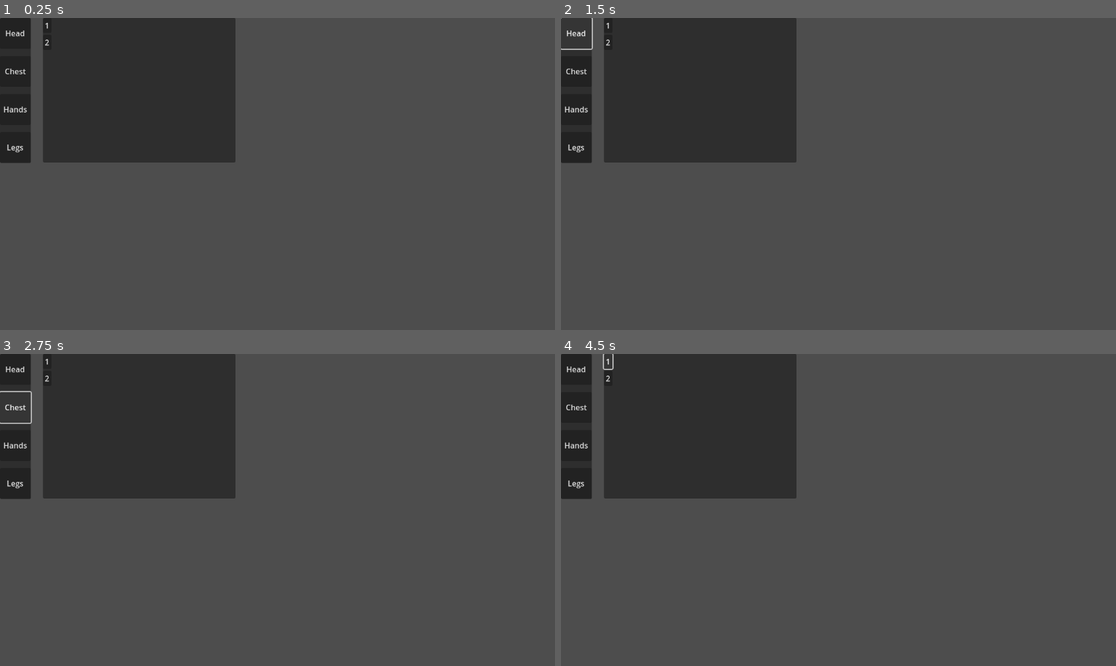
Above: before the commit, frames 1-4 (two rows, left to right).
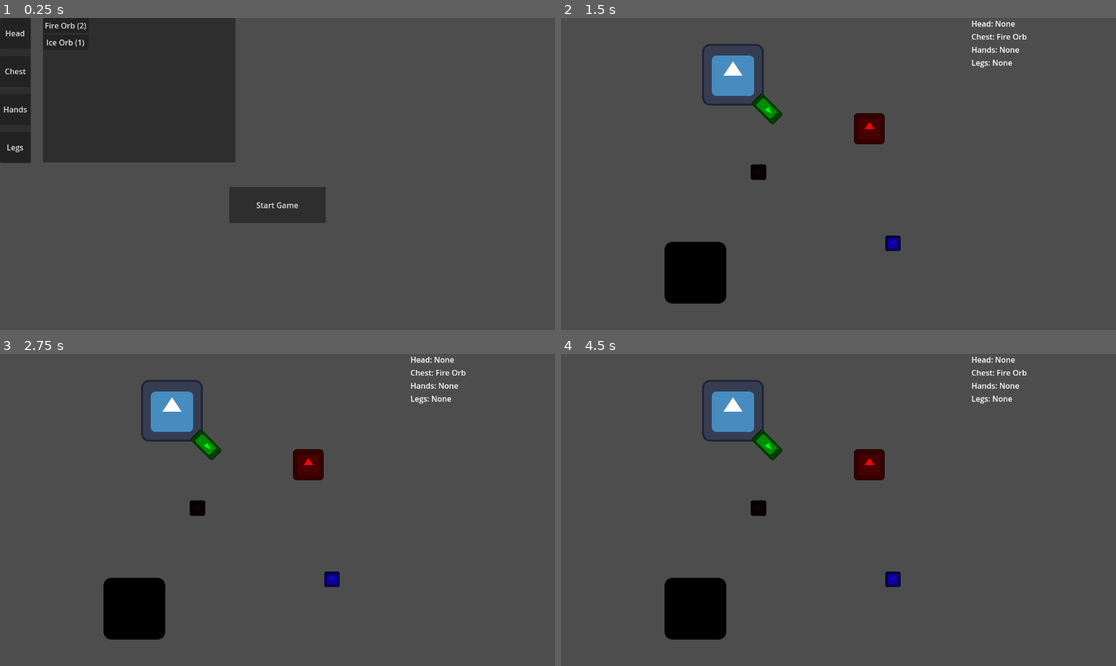
Above: after the commit, the same moments.

Repository: TRushton95/Aberration
Game: Godot game, scene res://app.tscn
Same seed, same stepped clock (60 frames per second), same inputs: the game is played once before the commit and once after it. Before the commit the project starts from res://lobby/lobby.tscn. The engine's default icon, where the game draws it, is replaced by a stand-in: a white triangle on a blue panel in a dark square.
Inputs (mouse positions are in pixels of both pictures, inside the frame that each line leads up to):
- Up to frame 1 (0.25 s): no input
- Up to frame 2 (1.5 s): click (838, 205) at 0.5 s, where only the run after the commit has a clickable "Start Game"; click (577, 33) at 1.25 s, where only the run before the commit has a clickable "Head"
- Up to frame 3 (2.75 s): click (16, 407) at 2 s, where only the run before the commit has a clickable "Chest"
- Up to frame 4 (4.5 s): click (577, 444) at 2.75 s, where only the run before the commit has a clickable "Hands"; click (577, 485) at 3.5 s, where only the run before the commit has a clickable "Legs"; click (610, 360) at 4.25 s, where only the run before the commit has a clickable "1"

The runs differ from the first frame. In frame 1, 2.1% of the frame differs, in the area x 8-59%, y 1-66%; in frame 2, 21%; in frame 3, 21%; in frame 4, 22%, in the area x 0-84%, y 0-92%.

Commit message:
Wire together game and lobby with persistent orb collection save data

Diff:
--- /dev/null
+++ b/src/app.gd
@@ -0,0 +1,56 @@
+extends Node
+class_name App
+
+enum AppState { LOBBY, GAME }
+
+@export var _game_scene : PackedScene
+@export var _lobby_scene : PackedScene
+
+var _app_state : Node
+
+
+func _on_lobby_start_game_button_pressed() -> void:
+	_go_to_game_state()
+
+
+func _on_game_level_finished(orb_collection: OrbCollection) -> void:
+	var save_data : OrbCollection = load(Constants.SaveData.ORB_COLLECTION) as OrbCollection
+
+	if save_data == null:
+		save_data = orb_collection
+	else:
+		save_data.add(orb_collection)
+
+	ResourceSaver.save(save_data, Constants.SaveData.ORB_COLLECTION)
+
+	_go_to_lobby(save_data)
+
+
+func _ready() -> void:
+	var save_data : OrbCollection = load(Constants.SaveData.ORB_COLLECTION) as OrbCollection
+	_go_to_lobby(save_data)
+
+
+func _go_to_lobby(gathered_orb_collection: OrbCollection) -> void:
+	var lobby_state : Lobby = _lobby_scene.instantiate() as Lobby
+	lobby_state.start_game_button_pressed.connect(_on_lobby_start_game_button_pressed)
+
+	_switch_app_state(lobby_state)
+	lobby_state.setup(gathered_orb_collection)
+
+
+func _go_to_game_state() -> void:
+	var game_state : Game = _game_scene.instantiate() as Game
+	game_state.level_finished.connect(_on_game_level_finished)
+
+	_switch_app_state(game_state)
+
+
+func _switch_app_state(next_app_state: Node) -> void:
+	if _app_state != null:
+		_app_state.queue_free()
+
+	_app_state = next_app_state
+
+	if _app_state != null:
+		add_child(_app_state)
--- /dev/null
+++ b/src/app.tscn
@@ -0,0 +1,10 @@
+[gd_scene load_steps=4 format=3 uid="uid://dsodf8y8cko2p"]
+
+[ext_resource type="Script" uid="uid://ma320qtmfnk4" path="res://app.gd" id="1_j6dmo"]
+[ext_resource type="PackedScene" uid="uid://bb7raaivjx0tf" path="res://game/game.tscn" id="2_i4801"]
+[ext_resource type="PackedScene" uid="uid://dmf0crnb0y5uk" path="res://lobby/lobby.tscn" id="3_d7sxu"]
+
+[node name="App" type="Node"]
+script = ExtResource("1_j6dmo")
+_game_scene = ExtResource("2_i4801")
+_lobby_scene = ExtResource("3_d7sxu")
--- a/src/game/data/orb/fire_orb.tres
+++ /dev/null
@@ -1,9 +0,0 @@
-[gd_resource type="Resource" script_class="OrbTypeData" load_steps=2 format=3 uid="uid://bxu3k3mdxbqs2"]
-
-[ext_resource type="Script" uid="uid://ddnjxdw7njsow" path="res://game/data/orb/orb_type_data.gd" id="1_gknho"]
-
-[resource]
-script = ExtResource("1_gknho")
-_type_id = 1
-_display_name = "Fire Orb"
-metadata/_custom_type_script = "uid://ddnjxdw7njsow"
--- a/src/game/data/orb/ice_orb.tres
+++ /dev/null
@@ -1,9 +0,0 @@
-[gd_resource type="Resource" script_class="OrbTypeData" load_steps=2 format=3 uid="uid://saxeejlboei6"]
-
-[ext_resource type="Script" uid="uid://ddnjxdw7njsow" path="res://game/data/orb/orb_type_data.gd" id="1_b0w4o"]
-
-[resource]
-script = ExtResource("1_b0w4o")
-_type_id = 2
-_display_name = "Ice Orb"
-metadata/_custom_type_script = "uid://ddnjxdw7njsow"
--- a/src/game/debug_orb_collection.tres
+++ /dev/null
@@ -1,11 +0,0 @@
-[gd_resource type="Resource" script_class="OrbCollection" load_steps=2 format=3 uid="uid://ck8vnaebko4yu"]
-
-[ext_resource type="Script" uid="uid://bvba022k4dh2s" path="res://shared/data_structures/orb_collection.gd" id="1_ibjft"]
-
-[resource]
-script = ExtResource("1_ibjft")
-_data = Dictionary[int, int]({
-1: 2,
-2: 3
-})
-metadata/_custom_type_script = "uid://bvba022k4dh2s"
--- a/src/game/game.gd
+++ b/src/game/game.gd
@@ -1,5 +1,7 @@
 extends Node2D
 class_name Game
+
+signal level_finished(orb_collection: OrbCollection)
 
 @onready var _game_ui : GameUI = $GameUI
 @onready var _player : Player = $Player
@@ -8,7 +10,7 @@
 
 
 func _on_level_exit_player_entered() -> void:
-	get_tree().quit()
+	level_finished.emit(_orb_collection)
 
 
 func _on_player_picked_up_orb(type_id: TypeIds.Orb) -> void:
--- a/src/game/orbs/fire/fire_orb.tscn
+++ b/src/game/orbs/fire/fire_orb.tscn
@@ -1,7 +1,7 @@
 [gd_scene load_steps=3 format=3 uid="uid://bu5f5awdhrx2w"]
 
 [ext_resource type="Script" uid="uid://w67uqaco6qi3" path="res://game/orbs/fire/fire_orb.gd" id="1_yyeci"]
-[ext_resource type="Resource" uid="uid://bxu3k3mdxbqs2" path="res://game/data/orb/fire_orb.tres" id="2_1c7ko"]
+[ext_resource type="Resource" uid="uid://b6cocgi7oal8h" path="res://shared/data/orb/fire_orb.tres" id="2_1c7ko"]
 
 [node name="FireOrb" type="Node"]
 script = ExtResource("1_yyeci")
--- a/src/game/orbs/ice_orb/ice_orb.tscn
+++ b/src/game/orbs/ice_orb/ice_orb.tscn
@@ -1,7 +1,7 @@
 [gd_scene load_steps=3 format=3 uid="uid://dgsxd6ftb2fxc"]
 
 [ext_resource type="Script" uid="uid://b4dtsi8tee4mo" path="res://game/orbs/ice_orb/ice_orb.gd" id="1_gdteu"]
-[ext_resource type="Resource" uid="uid://saxeejlboei6" path="res://game/data/orb/ice_orb.tres" id="2_g4uyi"]
+[ext_resource type="Resource" uid="uid://d05y0rlq0l7p8" path="res://shared/data/orb/ice_orb.tres" id="2_g4uyi"]
 
 [node name="IceOrb" type="Node"]
 script = ExtResource("1_gdteu")
--- a/src/lobby/lobby.gd
+++ b/src/lobby/lobby.gd
@@ -1,16 +1,23 @@
 extends PanelContainer
 class_name Lobby
 
-@onready var _orb_collection_panel : Lobby_OrbCollectionPanel = $HBoxContainer/OrbCollectionPanel
+signal start_game_button_pressed
 
+@onready var _orb_collection_panel : Lobby_OrbCollectionPanel = $VBoxContainer/HBoxContainer/OrbCollectionPanel
+
+var orb_collection : OrbCollection = null
 var _selected_body_slot : Enums.OrbSlot = Enums.OrbSlot.UNSET
 var _selected_orb_type : TypeIds.Orb = TypeIds.Orb.UNSET
 
 
-func _ready() -> void:
-	var orb_collection : OrbCollection = load("res://game/debug_orb_collection.tres") as OrbCollection
+func _on_start_game_button_pressed() -> void:
+	start_game_button_pressed.emit()
+
+
+func setup(orb_collection: OrbCollection) -> void:
 	if orb_collection == null:
-		return
+		push_error("Failed to load orb collection")
+		orb_collection = OrbCollection.new()
 
 	_orb_collection_panel.set_data(orb_collection.get_data())
 
--- a/src/lobby/lobby.tscn
+++ b/src/lobby/lobby.tscn
@@ -15,23 +15,35 @@
 theme_override_styles/panel = SubResource("StyleBoxEmpty_jtv5c")
 script = ExtResource("1_jtv5c")
 
-[node name="HBoxContainer" type="HBoxContainer" parent="."]
+[node name="VBoxContainer" type="VBoxContainer" parent="."]
+layout_mode = 2
+theme_override_constants/separation = 50
+
+[node name="HBoxContainer" type="HBoxContainer" parent="VBoxContainer"]
 layout_mode = 2
 theme_override_constants/separation = 25
 
-[node name="BodyPanel" parent="HBoxContainer" instance=ExtResource("2_mnguq")]
+[node name="BodyPanel" parent="VBoxContainer/HBoxContainer" instance=ExtResource("2_mnguq")]
 layout_mode = 2
 size_flags_horizontal = 0
 size_flags_vertical = 0
 
-[node name="OrbCollectionPanel" parent="HBoxContainer" instance=ExtResource("3_uj4ub")]
+[node name="OrbCollectionPanel" parent="VBoxContainer/HBoxContainer" instance=ExtResource("3_uj4ub")]
 custom_minimum_size = Vector2(400, 300)
 layout_mode = 2
 size_flags_horizontal = 0
 size_flags_vertical = 0
 
-[connection signal="chest_slot_button_pressed" from="HBoxContainer/BodyPanel" to="." method="_on_body_panel_chest_slot_button_pressed"]
-[connection signal="hands_slot_button_pressed" from="HBoxContainer/BodyPanel" to="." method="_on_body_panel_hands_slot_button_pressed"]
-[connection signal="head_slot_button_pressed" from="HBoxContainer/BodyPanel" to="." method="_on_body_panel_head_slot_button_pressed"]
-[connection signal="legs_slot_button_pressed" from="HBoxContainer/BodyPanel" to="." method="_on_body_panel_legs_slot_button_pressed"]
-[connection signal="button_pressed" from="HBoxContainer/OrbCollectionPanel" to="." method="_on_orb_collection_panel_button_pressed"]
+[node name="StartGameButton" type="Button" parent="VBoxContainer"]
+custom_minimum_size = Vector2(200, 75)
+layout_mode = 2
+size_flags_horizontal = 4
+size_flags_vertical = 4
+text = "Start Game"
+
+[connection signal="chest_slot_button_pressed" from="VBoxContainer/HBoxContainer/BodyPanel" to="." method="_on_body_panel_chest_slot_button_pressed"]
+[connection signal="hands_slot_button_pressed" from="VBoxContainer/HBoxContainer/BodyPanel" to="." method="_on_body_panel_hands_slot_button_pressed"]
+[connection signal="head_slot_button_pressed" from="VBoxContainer/HBoxContainer/BodyPanel" to="." method="_on_body_panel_head_slot_button_pressed"]
+[connection signal="legs_slot_button_pressed" from="VBoxContainer/HBoxContainer/BodyPanel" to="." method="_on_body_panel_legs_slot_button_pressed"]
+[connection signal="button_pressed" from="VBoxContainer/HBoxContainer/OrbCollectionPanel" to="." method="_on_orb_collection_panel_button_pressed"]
+[connection signal="pressed" from="VBoxContainer/StartGameButton" to="." method="_on_start_game_button_pressed"]
--- a/src/lobby/orb_collection_panel/orb_collection_panel.gd
+++ b/src/lobby/orb_collection_panel/orb_collection_panel.gd
@@ -14,9 +14,15 @@
 	_clear()
 
 	for orb_type_id in orb_collection_data.keys():
+		var orb_data : OrbTypeData = OrbDataFactory.get_orb_data(orb_type_id)
+		if orb_data == null:
+			continue
+
+		var quantity : int = orb_collection_data[orb_type_id]
+
 		var button : Button = Button.new()
 		button.pressed.connect(_on_button_connect.bind(orb_type_id))
-		button.text = str(TypeIds.Orb.values()[orb_type_id]).to_upper()
+		button.text = "%s (%s)" % [ orb_data.get_display_name(), str(quantity) ]
 		_container.add_child(button)
 
 
--- /dev/null
+++ b/src/orb_collection_save_data.tres
@@ -0,0 +1,10 @@
+[gd_resource type="Resource" script_class="OrbCollection" load_steps=2 format=3]
+
+[ext_resource type="Script" path="res://shared/data_structures/orb_collection.gd" id="1_sned4"]
+
+[resource]
+script = ExtResource("1_sned4")
+_data = Dictionary[int, int]({
+1: 2,
+2: 1
+})
--- a/src/project.godot
+++ b/src/project.godot
@@ -11,13 +11,13 @@
 [application]
 
 config/name="abberation"
-run/main_scene="uid://dmf0crnb0y5uk"
+run/main_scene="uid://dsodf8y8cko2p"
 config/features=PackedStringArray("4.4", "Forward Plus")
 config/icon="res://icon.svg"
 
 [autoload]
 
-SpatialHelper="*res://game/global/helpers/spatial_helper.gd"
+SpatialHelper="*res://game/helpers/spatial_helper.gd"
 
 [input]
 
--- /dev/null
+++ b/src/shared/constants/constants.gd
@@ -0,0 +1,6 @@
+extends RefCounted
+class_name Constants
+
+
+class SaveData:
+	const ORB_COLLECTION : String = "res://orb_collection_save_data.tres"
--- /dev/null
+++ b/src/shared/data/orb/fire_orb.tres
@@ -0,0 +1,9 @@
+[gd_resource type="Resource" script_class="OrbTypeData" load_steps=2 format=3 uid="uid://b6cocgi7oal8h"]
+
+[ext_resource type="Script" uid="uid://ddnjxdw7njsow" path="res://shared/data/orb/orb_type_data.gd" id="1_3gf4i"]
+
+[resource]
+script = ExtResource("1_3gf4i")
+_type_id = 1
+_display_name = "Fire Orb"
+metadata/_custom_type_script = "uid://ddnjxdw7njsow"
--- /dev/null
+++ b/src/shared/data/orb/ice_orb.tres
@@ -0,0 +1,9 @@
+[gd_resource type="Resource" script_class="OrbTypeData" load_steps=2 format=3 uid="uid://d05y0rlq0l7p8"]
+
+[ext_resource type="Script" uid="uid://ddnjxdw7njsow" path="res://shared/data/orb/orb_type_data.gd" id="1_ju25y"]
+
+[resource]
+script = ExtResource("1_ju25y")
+_type_id = 2
+_display_name = "Ice Orb"
+metadata/_custom_type_script = "uid://ddnjxdw7njsow"
--- a/src/game/global/enums.gd
+++ b/src/shared/enums/enums.gd
@@ -2,4 +2,5 @@
 class_name Enums
 
 enum Direction { UP, DOWN, LEFT, RIGHT }
+
 enum OrbSlot { UNSET, LEGS, CHEST, HANDS, HEAD }
--- a/src/game/global/factories/orb_data_factory.gd
+++ b/src/shared/factories/orb_data_factory.gd
@@ -1,7 +1,7 @@
 extends Node
 class_name OrbDataFactory
 
-const ORB_DATA_PATH_FORMAT : String = "res://game/data/orb/%s.tres"
+const ORB_DATA_PATH_FORMAT : String = "res://shared/data/orb/%s.tres"
 
 static var _orb_type_data_file_name_lookup : Dictionary[TypeIds.Orb, String] = {
 	TypeIds.Orb.FIRE: "fire_orb",
Not shown, added: src/app.gd.uid
Renamed: src/game/global/helpers/spatial_helper.gd -> src/game/helpers/spatial_helper.gd
Renamed: src/game/global/helpers/spatial_helper.gd.uid -> src/game/helpers/spatial_helper.gd.uid
Not shown, added: src/shared/constants/constants.gd.uid
Renamed: src/game/data/orb/orb_type_data.gd -> src/shared/data/orb/orb_type_data.gd
Renamed: src/game/data/orb/orb_type_data.gd.uid -> src/shared/data/orb/orb_type_data.gd.uid
Renamed: src/game/global/enums.gd.uid -> src/shared/enums/enums.gd.uid
Renamed: src/game/global/type_ids.gd -> src/shared/enums/type_ids.gd
Renamed: src/game/global/type_ids.gd.uid -> src/shared/enums/type_ids.gd.uid
Renamed: src/game/global/factories/orb_data_factory.gd.uid -> src/shared/factories/orb_data_factory.gd.uid
